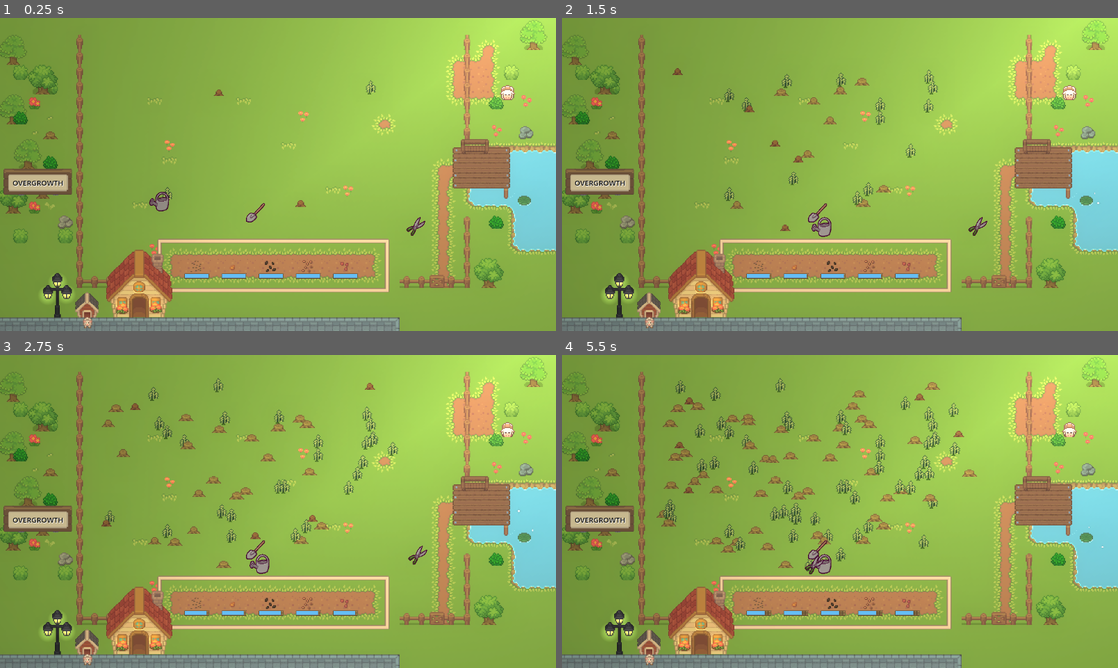
Above: before the commit, frames 1-4 (two rows, left to right).
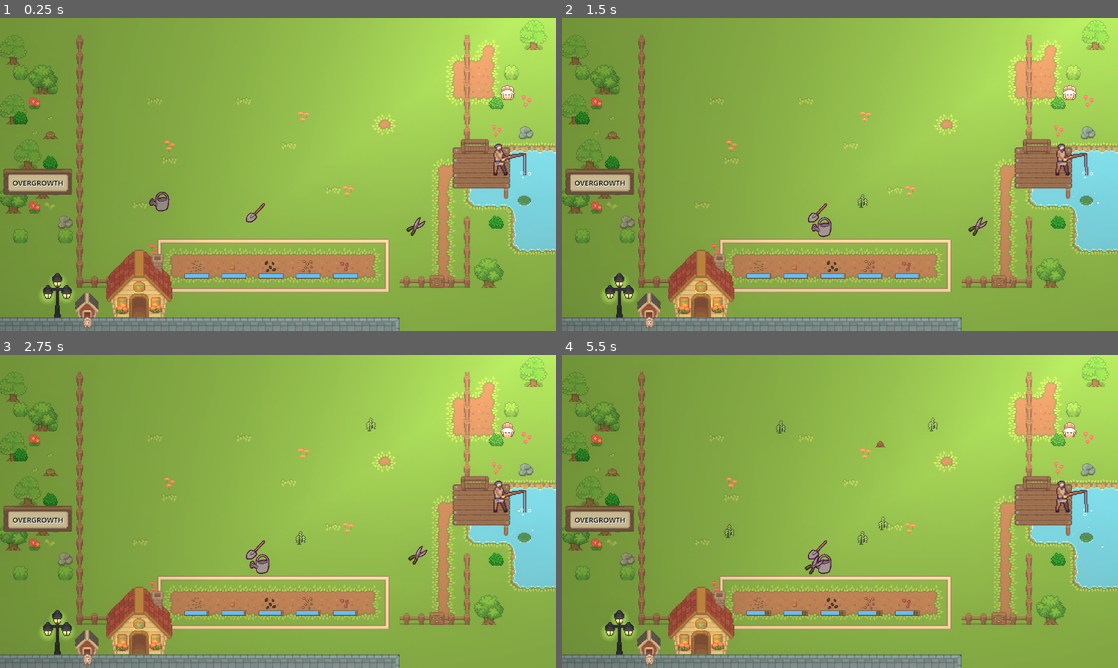
Above: after the commit, the same moments.

Repository: Piggward/GetOutOfMeGarden
Game: Godot game, scene res://scenes/main_scene_art.tscn
Same seed, same stepped clock (60 frames per second), same inputs: the game is played once before the commit and once after it.
Inputs (mouse positions are in pixels of both pictures, inside the frame that each line leads up to):
- Up to frame 1 (0.25 s): no input
- Up to frame 2 (1.5 s): move the mouse to (723, 202) at 0.52 s; press the mouse at (723, 202) at 0.53 s; move the mouse to (817, 212) at 1.27 s; release the mouse at (817, 212) at 1.28 s; right-click (817, 212) at 1.35 s; click (817, 212) at 1.42 s
- Up to frame 3 (2.75 s): move the mouse to (417, 564) at 2.02 s; press the mouse at (417, 564) at 2.03 s
- Up to frame 4 (5.5 s): move the mouse to (812, 574) at 2.77 s; release the mouse at (812, 574) at 2.78 s; right-click (812, 574) at 2.85 s; click (812, 574) at 2.92 s; move the mouse to (1006, 558) at 3.52 s; press the mouse at (1006, 558) at 3.53 s; move the mouse to (673, 464) at 4.27 s; release the mouse at (673, 464) at 4.28 s; right-click (673, 464) at 4.35 s; click (673, 464) at 4.42 s; move the mouse to (867, 511) at 5.02 s; press the mouse at (867, 511) at 5.03 s

The runs differ from the first frame. In frame 1, 0.4% of the frame differs, in the area x 29-96%, y 19-61%; in frame 2, 1.3%; in frame 3, 2.3%; in frame 4, 4.3%, in the area x 17-96%, y 7-70%.

Commit message:
add audio
gräs växer
rot växer
gräs klippt
plocka upp tool

Diff:
--- a/scenes/main_scene_art.tscn
+++ b/scenes/main_scene_art.tscn
@@ -1,24 +1,52 @@
-[gd_scene load_steps=62 format=4 uid="uid://wp0cro7q2wqd"]
+[gd_scene load_steps=63 format=4 uid="uid://wp0cro7q2wqd"]
 
 [ext_resource type="PackedScene" uid="uid://crdw1og70sc66" path="res://scenes/game_manager.tscn" id="1_1fh0c"]
-[ext_resource type="Script" uid="uid://dx8al1t643ccl" path="res://scripts/tutorial_manager.gd" id="1_h3kef"]
+[ext_resource type="Script" path="res://scripts/tutorial_manager.gd" id="1_h3kef"]
 [ext_resource type="TileSet" uid="uid://cnkxuq3kbieh" path="res://tile_set/ground_tile_set.tres" id="1_o8dd4"]
 [ext_resource type="Script" uid="uid://bk12cvipv1ujx" path="res://scripts/tool_area.gd" id="2_1fh0c"]
 [ext_resource type="PackedScene" uid="uid://cva8urwnfj8mj" path="res://scenes/bob_point.tscn" id="2_05j0p"]
-[ext_resource type="PackedScene" uid="uid://lulhcgkxqusc" path="res://scenes/bobbing_water_effect.tscn" id="2_26krl"]
+[ext_resource type="PackedScene" path="res://scenes/bobbing_water_effect.tscn" id="2_26krl"]
 [ext_resource type="PackedScene" uid="uid://by77kh12qqij3" path="res://scenes/goat_effect.tscn" id="3_y2ar3"]
 [ext_resource type="Texture2D" uid="uid://bq0wi8nw060no" path="res://assets/particles/star_06.png" id="4_wau27"]
 [ext_resource type="PackedScene" uid="uid://blkawa1nvi8ob" path="res://scenes/flower_bed.tscn" id="4_xa8rf"]
 [ext_resource type="Texture2D" uid="uid://dti8xo1td4twl" path="res://assets/animals/sheep_baby animation.png" id="5_wau27"]
-[ext_resource type="PackedScene" uid="uid://dpg62jqn51xjl" path="res://scenes/bunny_manager.tscn" id="6_0jxs1"]
+[ext_resource type="PackedScene" path="res://scenes/bunny_manager.tscn" id="6_0jxs1"]
 [ext_resource type="PackedScene" uid="uid://ue117ad88ghi" path="res://scenes/tools/watering_can.tscn" id="6_qceur"]
 [ext_resource type="PackedScene" uid="uid://uoo3t71yuptp" path="res://scenes/spawnable_area.tscn" id="7_smrwv"]
 [ext_resource type="PackedScene" uid="uid://cw7ektx7rvu53" path="res://scenes/player/player.tscn" id="8_smrwv"]
-[ext_resource type="Script" uid="uid://d3wkbtn4suwqm" path="res://scripts/canvas_layer.gd" id="16_01anq"]
+[ext_resource type="Script" path="res://scripts/canvas_layer.gd" id="16_01anq"]
 [ext_resource type="PackedScene" uid="uid://dxq2cnuc4d5rs" path="res://scenes/overgrowth_bar.tscn" id="16_h3kef"]
 [ext_resource type="Texture2D" uid="uid://wa087bm7hq7i" path="res://assets/ui/UI.png" id="18_01anq"]
-[ext_resource type="Script" uid="uid://dwsrb5u1m7wgm" path="res://scenes/next_rect.gd" id="19_emd7q"]
+[ext_resource type="Script" path="res://scenes/next_rect.gd" id="19_emd7q"]
 [ext_resource type="PackedScene" uid="uid://br87xu4ho1sjl" path="res://scenes/general_label.tscn" id="19_wau27"]
+[ext_resource type="PackedScene" uid="uid://c4tlk3cb5tojl" path="res://scenes/fish/fisherman.tscn" id="20_emd7q"]
+
+[sub_resource type="Animation" id="Animation_emd7q"]
+length = 0.001
+tracks/0/type = "value"
+tracks/0/imported = false
+tracks/0/enabled = true
+tracks/0/path = NodePath("../Boundries/Bounds/CollisionShape2D7:position")
+tracks/0/interp = 1
+tracks/0/loop_wrap = true
+tracks/0/keys = {
+"times": PackedFloat32Array(0),
+"transitions": PackedFloat32Array(1),
+"update": 0,
+"values": [Vector2(211.25, 48)]
+}
+tracks/1/type = "value"
+tracks/1/imported = false
+tracks/1/enabled = true
+tracks/1/path = NodePath("../Boundries/ToolArea/CollisionShape2D:position")
+tracks/1/interp = 1
+tracks/1/loop_wrap = true
+tracks/1/keys = {
+"times": PackedFloat32Array(0),
+"transitions": PackedFloat32Array(1),
+"update": 0,
+"values": [Vector2(343.5, 156)]
+}
 
 [sub_resource type="Animation" id="Animation_wau27"]
 resource_name = "tutorial"
@@ -48,33 +76,6 @@
 "values": [Vector2(343.5, 155), Vector2(343.5, 219)]
 }
 
-[sub_resource type="Animation" id="Animation_emd7q"]
-length = 0.001
-tracks/0/type = "value"
-tracks/0/imported = false
-tracks/0/enabled = true
-tracks/0/path = NodePath("../Boundries/Bounds/CollisionShape2D7:position")
-tracks/0/interp = 1
-tracks/0/loop_wrap = true
-tracks/0/keys = {
-"times": PackedFloat32Array(0),
-"transitions": PackedFloat32Array(1),
-"update": 0,
-"values": [Vector2(211.25, 48)]
-}
-tracks/1/type = "value"
-tracks/1/imported = false
-tracks/1/enabled = true
-tracks/1/path = NodePath("../Boundries/ToolArea/CollisionShape2D:position")
-tracks/1/interp = 1
-tracks/1/loop_wrap = true
-tracks/1/keys = {
-"times": PackedFloat32Array(0),
-"transitions": PackedFloat32Array(1),
-"update": 0,
-"values": [Vector2(343.5, 156)]
-}
-
 [sub_resource type="AnimationLibrary" id="AnimationLibrary_ta3j7"]
 _data = {
 &"RESET": SubResource("Animation_emd7q"),
@@ -505,6 +506,7 @@
 occluder = SubResource("OccluderPolygon2D_ul6ws")
 
 [node name="CanvasLayer" type="CanvasLayer" parent="."]
+visible = false
 script = ExtResource("16_01anq")
 
 [node name="OvergrowthBar" parent="CanvasLayer" instance=ExtResource("16_h3kef")]
@@ -554,6 +556,9 @@
 horizontal_alignment = 1
 vertical_alignment = 1
 
+[node name="Fisherman" parent="." instance=ExtResource("20_emd7q")]
+position = Vector2(596, 159)
+
 [connection signal="area_exited" from="Boundries/ToolArea" to="Boundries/ToolArea" method="_on_area_exited"]
 [connection signal="body_exited" from="Boundries/ToolArea" to="Boundries/ToolArea" method="_on_body_exited"]
 [connection signal="flowers_died" from="FlowerBed" to="GameManager" method="_on_flower_bed_flowers_died"]
--- a/scenes/player/player.gd
+++ b/scenes/player/player.gd
@@ -2,7 +2,7 @@
 extends CharacterBody2D
 
 var holding: ThrowableBody = null
-@onready var cursor = $AnimatedSprite2D
+#@onready var cursor = $AnimatedSprite2D
 const HAND_ICONS_1 = preload("res://scenes/player/HandIcons1.png")
 const HAND_ICONS_2 = preload("res://scenes/player/HandIcons2.png")
 const HAND_CLOSED = preload("res://scenes/player/hand_closed.png")
--- a/scenes/root.tscn
+++ b/scenes/root.tscn
@@ -19,3 +19,6 @@
 color = Color(0.31338, 0.161386, 0, 1)
 
 [node name="root_art" parent="." instance=ExtResource("3_lrqlo")]
+
+[node name="AudioStreamPlayer2D" type="AudioStreamPlayer2D" parent="."]
+volume_db = -10.4
--- a/scenes/weed.tscn
+++ b/scenes/weed.tscn
@@ -1,10 +1,12 @@
-[gd_scene load_steps=5 format=3 uid="uid://bd711j20uj8os"]
+[gd_scene load_steps=6 format=3 uid="uid://bd711j20uj8os"]
 
 [ext_resource type="Script" uid="uid://bwpo7cm767750" path="res://scripts/weed.gd" id="1_3sedy"]
-[ext_resource type="PackedScene" uid="uid://diw30lbl5hmhb" path="res://scenes/weeds_art.tscn" id="2_egm0q"]
+[ext_resource type="PackedScene" path="res://scenes/weeds_art.tscn" id="2_egm0q"]
 [ext_resource type="PackedScene" uid="uid://c6c865k555axr" path="res://scenes/green_explosion_particles.tscn" id="3_egm0q"]
 
 [sub_resource type="RectangleShape2D" id="RectangleShape2D_uqta8"]
+
+[sub_resource type="AudioStreamWAV" id="AudioStreamWAV_egm0q"]
 
 [node name="Weed" type="Area2D"]
 collision_layer = 128
@@ -22,4 +24,8 @@
 
 [node name="green_explosion" parent="." instance=ExtResource("3_egm0q")]
 
+[node name="AudioStreamPlayer2D" type="AudioStreamPlayer2D" parent="."]
+stream = SubResource("AudioStreamWAV_egm0q")
+volume_db = -11.4
+
 [editable path="weed_art"]
--- a/scripts/game_manager.gd
+++ b/scripts/game_manager.gd
@@ -32,9 +32,9 @@
 	# TODO: tell SpawnManager what state we are in/update spawnables objects (and/or their spawnrate)
 	match current_state:
 		GameState.WAVE_1:
-			spawn_manager.start_spawning_object("weed", .1)
+			spawn_manager.start_spawning_object("weed", 1)
 		GameState.WAVE_2:
-			spawn_manager.start_spawning_object("root", .1)
+			spawn_manager.start_spawning_object("root", 3)
 		GameState.WAVE_3:
 			# TODO
 			pass
--- a/scripts/root.gd
+++ b/scripts/root.gd
@@ -3,6 +3,16 @@
 
 @onready var animated_sprite_2d: AnimatedSprite2D = $root_art/AnimatedSprite2D
 const GREEN_EXPLOSION_PARTICLES = preload("res://scenes/green_explosion_particles.tscn")
+var spawn_sounds = [
+	preload("res://assets/audio/root_spawn_1.wav"),
+	preload("res://assets/audio/root_spawn_2.wav"),
+]
+
+func _ready() -> void:
+	var audio = $AudioStreamPlayer2D
+	audio.stream = spawn_sounds[randi_range(0, spawn_sounds.size()-1)]
+	audio.pitch_scale = 1.0 + randf_range(-0.3, -0.2)
+	audio.play()
 
 func interact(tool_used: String = ""):
 	super.interact()
--- a/scripts/spawn_manager.gd
+++ b/scripts/spawn_manager.gd
@@ -26,13 +26,13 @@
 	pass
 
 func _game_start():
-	start_spawning_object("root", .1)
-	start_spawning_object("weed", .1)
+	start_spawning_object("root", 5)
+	start_spawning_object("weed", 1)
 
 # spawn_rate in s
 func start_spawning_object(object_name: String, spawn_rate: float) -> void:
-	if spawn_rate <= 0:
-		return
+	#if spawn_rate <= 0:
+	#	return
 	var timer = Timer.new()
 	timer.name = "SpawnTimer[%s]" % object_name  # Optional: helpful for debugging
 	timer.wait_time = spawn_rate
--- a/scripts/tool.gd
+++ b/scripts/tool.gd
@@ -5,7 +5,16 @@
 
 var performing_action: bool = false
 var interactable_areas: Array[InteractableArea] = []
+var audio = null
+var already_picked_up = false
 
+var pickup_sounds = [
+	preload("res://assets/audio/klock_0.wav"),
+	#preload("res://assets/audio/klock_1.wav"),
+	#preload("res://assets/audio/klock_2.wav"),
+	#preload("res://assets/audio/klock_3.wav"),
+	#preload("res://assets/audio/klock_4.wav"),
+]
 func _ready():
 	super._ready()
 	continuous_cd = RigidBody2D.CCD_MODE_CAST_SHAPE
@@ -13,6 +22,10 @@
 		if child is DetectInteractableArea:
 			child.area_detected.connect(_on_area_detected)
 			child.area_left.connect(_on_area_left)
+	if not audio:
+		audio = AudioStreamPlayer2D.new()
+		audio.volume_db = -11.0
+		add_child(audio)
 
 func _on_area_detected(area: InteractableArea):
 	interactable_areas.append(area)
@@ -35,6 +48,20 @@
 func _setheld(value:bool):
 	super._setheld(value)
 	stop_performing_action()
+	if audio.playing:
+		return
+	audio.stream = pickup_sounds[randi_range(0, pickup_sounds.size()-1)]
+
+	if value and not already_picked_up:
+		print("picked up")
+		already_picked_up = true
+		audio.pitch_scale = 1.0 + randf_range(0.2, 0.3)
+		audio.play()
+	elif not value and already_picked_up:
+		print("put down")
+		already_picked_up = false
+		audio.pitch_scale = 1.0 + randf_range(-0.5, -0.4)
+		audio.play()
 
 func start_performing_action():
 	performing_action = true
--- a/scripts/weed.gd
+++ b/scripts/weed.gd
@@ -4,6 +4,26 @@
 @onready var animated_sprite_2d: AnimatedSprite2D = $weed_art/AnimatedSprite2D
 const GREEN_EXPLOSION_PARTICLES = preload("res://scenes/green_explosion_particles.tscn")
 
+var spawn_sounds = [
+	preload("res://assets/audio/grass_spawn.wav"),
+	preload("res://assets/audio/grass_spawn_2.wav"),
+	preload("res://assets/audio/grass_spawn_3.wav"),
+	preload("res://assets/audio/grass_spawn_4.wav"),
+	preload("res://assets/audio/grass_spawn_5.wav"),
+	preload("res://assets/audio/grass_spawn_6.wav"),
+	preload("res://assets/audio/grass_spawn_7.wav"),
+	preload("res://assets/audio/grass_spawn_8.wav")
+]
+
+var death_sounds = [
+	preload("res://assets/audio/cut_grass.wav"),
+]
+
+func _ready() -> void:
+	var audio = $AudioStreamPlayer2D
+	audio.stream = spawn_sounds[randi_range(0, spawn_sounds.size()-1)]
+	audio.pitch_scale = 1.0 + randf_range(0.2, 0.4)
+	audio.play()
 func interact(tool_used: String = ""):
 	super.interact()
 	if tool_used == "scissors":
@@ -19,6 +39,12 @@
 	else:
 		animated_sprite_2d.frame -= 1
 
+	var audio = $AudioStreamPlayer2D
+	audio.stream = death_sounds[randi_range(0, death_sounds.size()-1)]
+	audio.pitch_scale = randf_range(1.0, 1.6)
+	audio.play()
+
 func kill():
+	animated_sprite_2d.visible = false
 	die.emit(self)
 	self.queue_free()
Not shown, added: assets/audio/bunny_yeat.wav.import
Not shown, added: assets/audio/bunny_yeat_2.wav.import
Not shown, added: assets/audio/bunny_yeat_3.wav.import
Not shown, added: assets/audio/bunny_yeat_4.wav.import
Not shown, added: assets/audio/cut_grass.wav.import
Not shown, added: assets/audio/grass_spawn.wav.import
Not shown, added: assets/audio/grass_spawn_2.wav.import
Not shown, added: assets/audio/grass_spawn_3.wav.import
Not shown, added: assets/audio/grass_spawn_4.wav.import
Not shown, added: assets/audio/grass_spawn_5.wav.import
Not shown, added: assets/audio/grass_spawn_6.wav.import
Not shown, added: assets/audio/grass_spawn_7.wav.import
(and 79 more such lines)
